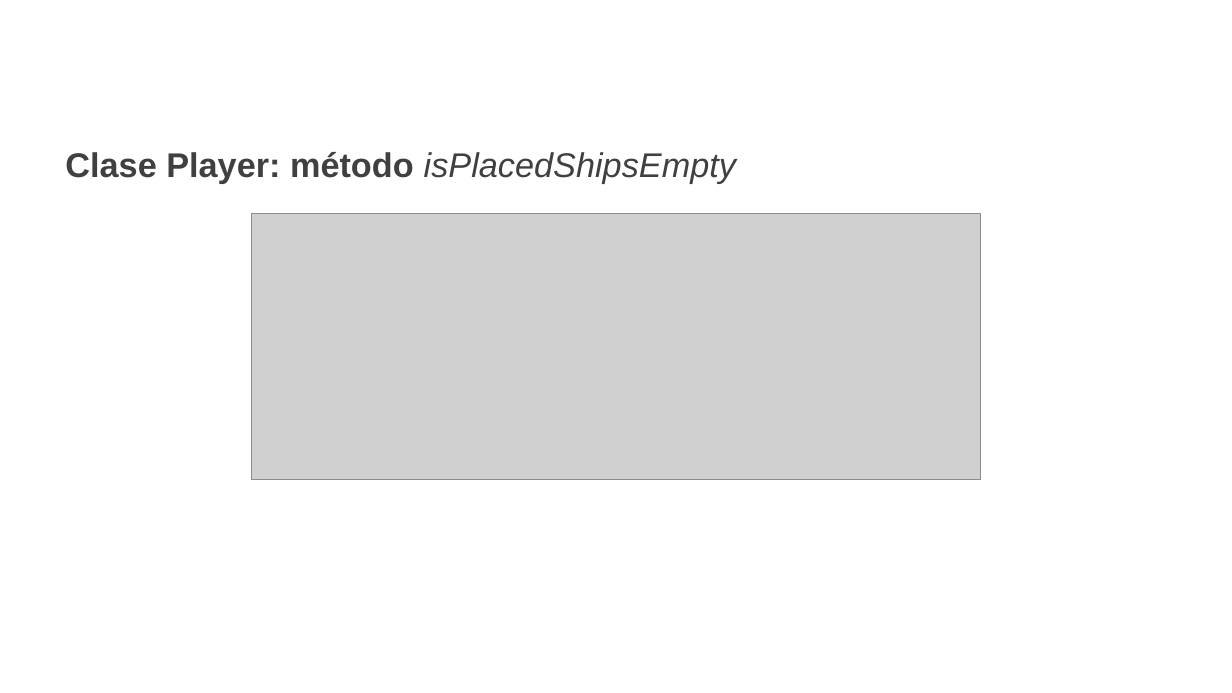
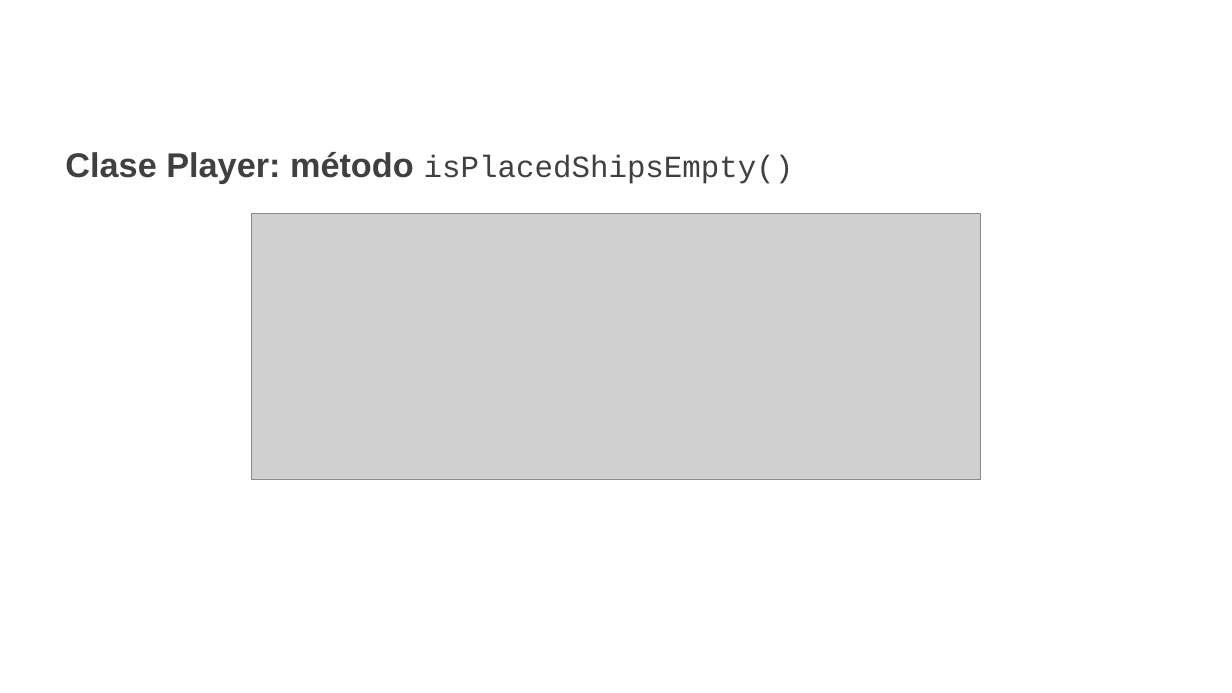
Before and after one commit to estebanarivasv/NavalBattle, a slide deck: slide 13 of Presentación.pptx (slide 14 before the commit). Drawn at 1232x693 pixels with LibreOffice and Linux fonts; fonts in the diff are those of the drawing; grey boxes stand for pictures; background and template pictures are left out. Boxes give left, top, right and bottom in pixels: in the first picture for what was removed or moved away, otherwise in the second. Text is boxed around its words. In the diff, an @@ line names an element or a change of style, - is before the commit and + after.

```diff
--- a/Presentación.pptx
+++ b/Presentación.pptx
@@ text at [65,152,794,184]: text changed; size 20 to 18 pt; font Arial to Courier New; bold off @@
-Clase Player: método isPlacedShipsEmpty
+Clase Player: método isPlacedShipsEmpty()
```
Also in this commit, not shown: 17 other slides changed, 1 slide removed, 1 other file.
